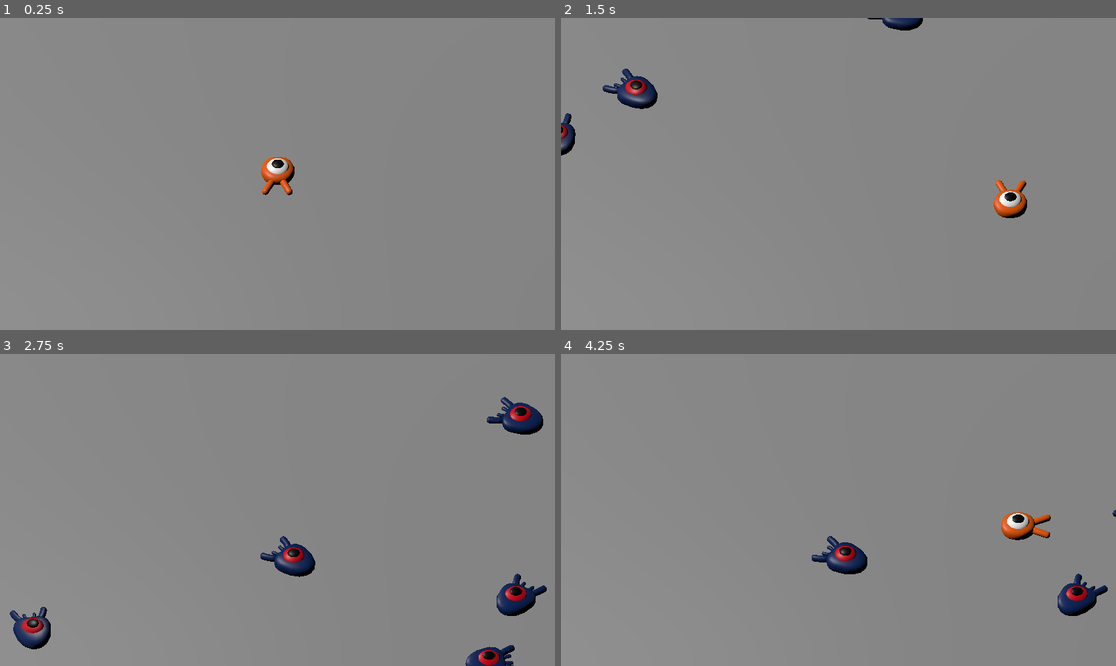
Above: before the commit, frames 1-4 (two rows, left to right).
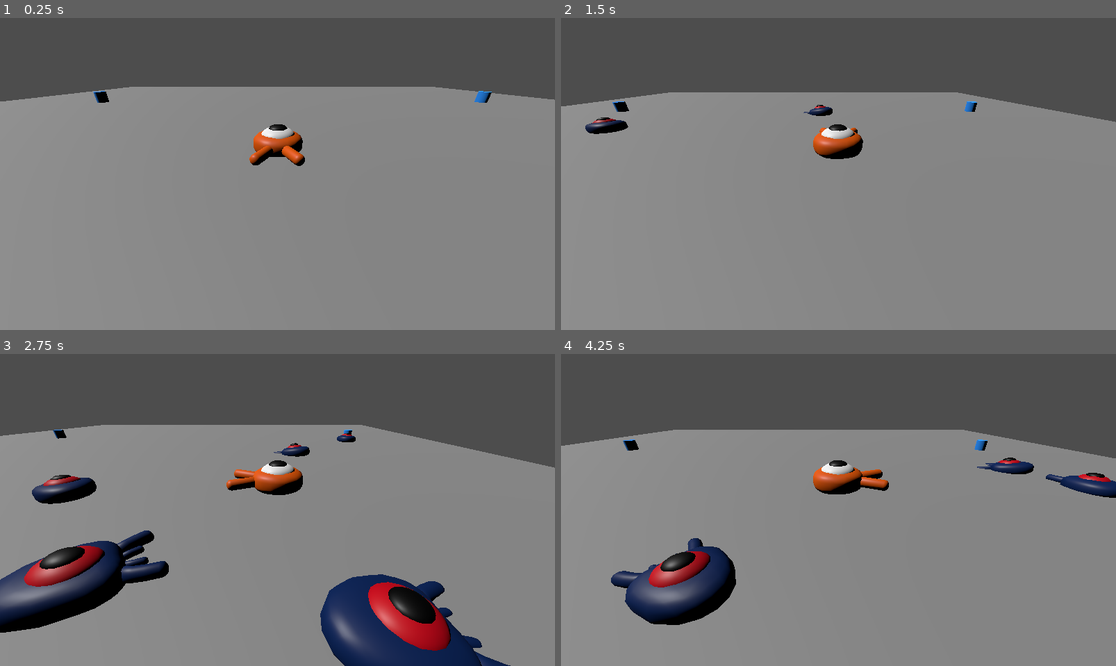
Above: after the commit, the same moments.

Repository: holy-moley/ReturnToSender
Game: Godot game, scene res://main.tscn
Two runs of this game, one before a commit and one after it. Both use one fixed random seed, a clock stepped at 60 frames per second and the inputs below.
Inputs (mouse positions are in pixels of both pictures, inside the frame that each line leads up to):
- Up to frame 1 (0.25 s): no input
- Up to frame 2 (1.5 s): move the mouse to (960, 158) at 0.52 s; hold D (move_right, bound only before the commit) 0.53-1.28 s; tap Space (jump) at 0.6, 0.77, 1.07, 1.35 s; move the mouse to (727, 189) at 1.27 s; hold Down (move_back, bound only before the commit) from 1.28 s (still down)
- Up to frame 3 (2.75 s): tap Space (jump) at 1.52, 1.82, 2.1 s; move the mouse to (333, 441) at 2.02 s; release Down (move_back, bound only before the commit) at 2.03 s; hold D (move_right, bound only before the commit) from 2.03 s (still down)
- Up to frame 4 (4.25 s): move the mouse to (810, 572) at 2.77 s; release D (move_right, bound only before the commit) at 2.78 s; hold W (move_forward, bound only before the commit) 2.78-3.53 s; tap Space (jump) at 2.85, 3.02, 3.32, 3.6, 3.77, 4.07 s; move the mouse to (1005, 556) at 3.52 s; hold A (move_left, bound only before the commit) from 3.53 s (still down)

The runs differ from the first frame. In frame 1, 25% of the frame differs, in the area x 0-100%, y 0-57%; in frame 2, 28%; in frame 3, 41%, in the area x 0-100%, y 0-100%; in frame 4, 34%.

Commit message:
Changed camera and added jumping

Diff:
--- /dev/null
+++ b/squash_the_creeps_start_1.1.0/cat.gd
@@ -0,0 +1,92 @@
+extends CharacterBody3D
+
+@export var DEFAULT_SPEED = 15
+@export var  DEFAULT_JUMP_VELOCITY = 10
+@export var  DEFAULT_GRAVITY = 20
+@export var  DEFAULT_SENSITIVITY = .7
+
+@onready var storedSpeed = DEFAULT_SPEED
+@onready var storedJumpVel = DEFAULT_JUMP_VELOCITY
+@onready var storedGravity = DEFAULT_GRAVITY
+@onready var storedSens = DEFAULT_SENSITIVITY
+
+#func _ready():
+	# Input.mouse_mode = Input.MOUSE_MODE_CAPTURED
+	#set_floor_max_angle(deg_to_rad(15))
+
+#func _input(event):
+	#if event is InputEventMouseMotion:
+		#rotate_y(deg_to_rad((-event.relative.x * DEFAULT_SENSITIVITY)))
+		#
+		#$Pivot.rotate_x(deg_to_rad(event.relative.y * DEFAULT_SENSITIVITY * .5))
+		#$Pivot.rotation.z = clamp($Pivot.rotation.z, deg_to_rad(-45), deg_to_rad(45))
+
+func _physics_process(delta):
+	# _climbing(8)
+
+	# Add the DEFAULT_GRAVITY.
+	if not is_on_floor():
+		velocity.y -= DEFAULT_GRAVITY * delta
+
+	# Handle jump.
+	if Input.is_action_just_pressed("jump") and not Input.is_action_pressed("shift") and is_on_floor() and DEFAULT_GRAVITY != 0:
+		velocity.y = DEFAULT_JUMP_VELOCITY
+
+
+	# Get the input direction and handle the movement/deceleration.
+	# As good practice, you should replace UI actions with custom gameplay actions.
+	var input_dir = Input.get_vector("left", "right", "forward", "back")
+	var direction = (transform.basis * Vector3(input_dir.x, 0, input_dir.y)).normalized()
+	if direction and DEFAULT_GRAVITY != 0:
+		if is_on_floor():
+			velocity.x = direction.x * DEFAULT_SPEED
+			velocity.z = direction.z * DEFAULT_SPEED
+			# $catMesh/AnimationPlayer.play("ArmatureAction")
+		else:
+			velocity.x = direction.x * DEFAULT_SPEED * .5
+			velocity.z = direction.z * DEFAULT_SPEED * .5
+	else:
+		var startingXVel = velocity.x
+		var startingZVel = velocity.z
+		velocity.x = move_toward(velocity.x, startingXVel/2, DEFAULT_SPEED*.5)
+		velocity.z = move_toward(velocity.z, startingZVel/2, DEFAULT_SPEED*.5)
+
+	if direction != Vector3.ZERO:
+		direction = direction.normalized()
+		$Pivot.basis = Basis.looking_at(direction)
+
+	move_and_slide()
+
+
+var facingSomething = false
+#func _climbing(heightLimit):
+	#if self.get_last_slide_collision():
+		#var collider = self.get_last_slide_collision().get_collider()
+		#var climbable = false
+		##checking for climbable layer staticBodies
+		#if collider.get_class() == "StaticBody3D":
+			#if collider.get_collision_layer_value(2):
+				##print(collider)
+				#climbable = true
+				#var heightDiff = findCubePlayerHeightDiff(collider)
+				##print(heightDiff)
+				#if heightDiff > heightLimit:
+					##print("cant climb")
+					#return
+		##finding face closest to player
+		#if climbable and is_on_wall() and facingSomething and Input.is_action_pressed("forward"):
+			##print("climbing")
+			#var wallVector = get_wall_normal()
+			#var climbDirection = transform.basis * Vector3(0,1,0)
+			#velocity.y = climbDirection.y * DEFAULT_SPEED * .5
+			#
+func findCubePlayerHeightDiff(obj):
+	return obj.position.y + obj.scale.y - position.y
+
+
+func _on_facing_check_body_entered(body):
+	facingSomething = true
+
+
+func _on_facing_check_body_exited(body):
+	facingSomething = false
--- a/squash_the_creeps_start_1.1.0/main.tscn
+++ b/squash_the_creeps_start_1.1.0/main.tscn
@@ -28,6 +28,9 @@
 mob_scene = ExtResource("2_fkq84")
 
 [node name="Ground" type="StaticBody3D" parent="."]
+transform = Transform3D(1, 0, 0, 0, 1, 0, 0, 0, 1, 0, 0, -6)
+collision_layer = 4
+collision_mask = 0
 
 [node name="CollisionShape3D" type="CollisionShape3D" parent="Ground"]
 transform = Transform3D(1, 0, 0, 0, 1, 0, 0, 0, 1, 0, -1, 0)
@@ -41,13 +44,13 @@
 transform = Transform3D(0.713514, 0.353041, -0.605194, 0.538826, 0.275622, 0.796052, 0.447844, -0.894089, 0.00643213, -40, 28, 6)
 
 [node name="Player" parent="." instance=ExtResource("1_nhwxy")]
+transform = Transform3D(1, 0, 0, 0, 1, 0, 0, 0, 1, -1, 0, 0)
 
-[node name="CameraPivot" type="Marker3D" parent="."]
-transform = Transform3D(1, 0, 0, 0, 0.707107, 0.707107, 0, -0.707107, 0.707107, 0, 0, 0)
+[node name="CameraPivot" type="Marker3D" parent="Player"]
+transform = Transform3D(1, 0, 0, 0, 0.707107, 0.707107, 0, -0.707107, 0.707107, 0, 0, 1)
 
-[node name="Camera3D" type="Camera3D" parent="CameraPivot"]
-transform = Transform3D(1, 0, 0, 0, 1, 0, 0, 0, 1, 0, 0, 19)
-projection = 1
+[node name="Camera3D" type="Camera3D" parent="Player/CameraPivot"]
+transform = Transform3D(1, 0, 0, 0, 0.951056, -0.309017, 0, 0.309017, 0.951056, 0, -3.129, 6.902)
 size = 19.0
 
 [node name="Cylinders" type="Node3D" parent="."]
@@ -72,7 +75,7 @@
 curve = SubResource("Curve3D_frh4m")
 
 [node name="SpawnLocation" type="PathFollow3D" parent="SpawnPath"]
-transform = Transform3D(0.000966982, 0, -1, 0, 1, 0, 1, 0, 0.000966982, -18.9983, 0, -13.9845)
+transform = Transform3D(0.00096734, 0, -1, 0, 1, 0, 1, 0, 0.00096734, -18.9983, 0, -13.9845)
 
 [node name="MobTimer" type="Timer" parent="."]
 wait_time = 0.426
--- a/squash_the_creeps_start_1.1.0/mob.tscn
+++ b/squash_the_creeps_start_1.1.0/mob.tscn
@@ -8,6 +8,8 @@
 
 [node name="Mob" type="CharacterBody3D"]
 transform = Transform3D(1, 0, 0, 0, 1, 0, 0, 0, 1, 0, 1.29686, 0)
+collision_layer = 2
+collision_mask = 0
 script = ExtResource("1_80pv2")
 
 [node name="Pivot" type="Node3D" parent="."]
--- a/squash_the_creeps_start_1.1.0/player.gd
+++ /dev/null
@@ -1,39 +0,0 @@
-extends CharacterBody3D
-
-
-
-# Player speed, m/s
-@export var speed = 14
-#Gravity, m/s^2
-@export var fall_acceleration = 75
-
-var target_velocity = Vector3.ZERO
-
-
-func _physics_process(delta):
-	var direction = Vector3.ZERO
-
-	if Input.is_action_pressed("move_right"):
-		direction.x += 1
-	if Input.is_action_pressed("move_left"):
-		direction.x -= 1
-	if Input.is_action_pressed("move_back"):
-		direction.z += 1
-	if Input.is_action_pressed("move_forward"):
-		direction.z -= 1
-
-	if direction != Vector3.ZERO:
-		direction = direction.normalized()
-		$Pivot.basis = Basis.looking_at(direction)
-
-	# Ground Velocity
-	target_velocity.x = direction.x * speed
-	target_velocity.z = direction.z * speed
-
-	# Vertical Velocity
-	if not is_on_floor(): # If in the air, fall towards the floor. Literally gravity
-		target_velocity.y = target_velocity.y - (fall_acceleration * delta)
-
-	# Moving the Character
-	velocity = target_velocity
-	move_and_slide()
--- a/squash_the_creeps_start_1.1.0/player.tscn
+++ b/squash_the_creeps_start_1.1.0/player.tscn
@@ -1,14 +1,15 @@
 [gd_scene load_steps=4 format=3 uid="uid://d0xoajrjwrwmq"]
 
-[ext_resource type="Script" path="res://player.gd" id="1_3og4l"]
 [ext_resource type="PackedScene" uid="uid://br77u1aimj1d8" path="res://art/player.glb" id="1_25fds"]
+[ext_resource type="Script" path="res://cat.gd" id="1_ipuhu"]
 
 [sub_resource type="CylinderShape3D" id="CylinderShape3D_u5cft"]
 height = 0.5
 radius = 0.9
 
 [node name="Player" type="CharacterBody3D"]
-script = ExtResource("1_3og4l")
+collision_mask = 6
+script = ExtResource("1_ipuhu")
 
 [node name="Pivot" type="Node3D" parent="."]
 
--- a/squash_the_creeps_start_1.1.0/project.godot
+++ b/squash_the_creeps_start_1.1.0/project.godot
@@ -21,28 +21,28 @@
 
 [input]
 
-move_left={
+left={
 "deadzone": 0.5,
 "events": [Object(InputEventKey,"resource_local_to_scene":false,"resource_name":"","device":-1,"window_id":0,"alt_press …(191 unchanged characters)…
 , Object(InputEventJoypadMotion,"resource_local_to_scene":false,"resource_name":"","device":-1,"axis":0,"axis_value":-1.0,"script":null)
 , Object(InputEventKey,"resource_local_to_scene":false,"resource_name":"","device":-1,"window_id":0,"alt_pressed":false …(186 unchanged characters)…
 ]
 }
-move_right={
+right={
 "deadzone": 0.5,
 "events": [Object(InputEventKey,"resource_local_to_scene":false,"resource_name":"","device":-1,"window_id":0,"alt_press …(192 unchanged characters)…
 , Object(InputEventJoypadMotion,"resource_local_to_scene":false,"resource_name":"","device":-1,"axis":0,"axis_value":1.0,"script":null)
 , Object(InputEventKey,"resource_local_to_scene":false,"resource_name":"","device":-1,"window_id":0,"alt_pressed":false …(186 unchanged characters)…
 ]
 }
-move_forward={
+forward={
 "deadzone": 0.5,
 "events": [Object(InputEventJoypadMotion,"resource_local_to_scene":false,"resource_name":"","device":-1,"axis":1,"axis_value":-1.0,"script":null)
 , Object(InputEventKey,"resource_local_to_scene":false,"resource_name":"","device":-1,"window_id":0,"alt_pressed":false …(183 unchanged characters)…
 , Object(InputEventKey,"resource_local_to_scene":false,"resource_name":"","device":-1,"window_id":0,"alt_pressed":false …(186 unchanged characters)…
 ]
 }
-move_back={
+back={
 "deadzone": 0.5,
 "events": [Object(InputEventKey,"resource_local_to_scene":false,"resource_name":"","device":-1,"window_id":0,"alt_press …(195 unchanged characters)…
 , Object(InputEventKey,"resource_local_to_scene":false,"resource_name":"","device":-1,"window_id":0,"alt_pressed":false …(183 unchanged characters)…
@@ -56,6 +56,12 @@
 ]
 }
 
+[layer_names]
+
+3d_physics/layer_1="Player"
+3d_physics/layer_2="Enemies"
+3d_physics/layer_3="World"
+
 [rendering]
 
 quality/driver/driver_name="GLES2"
